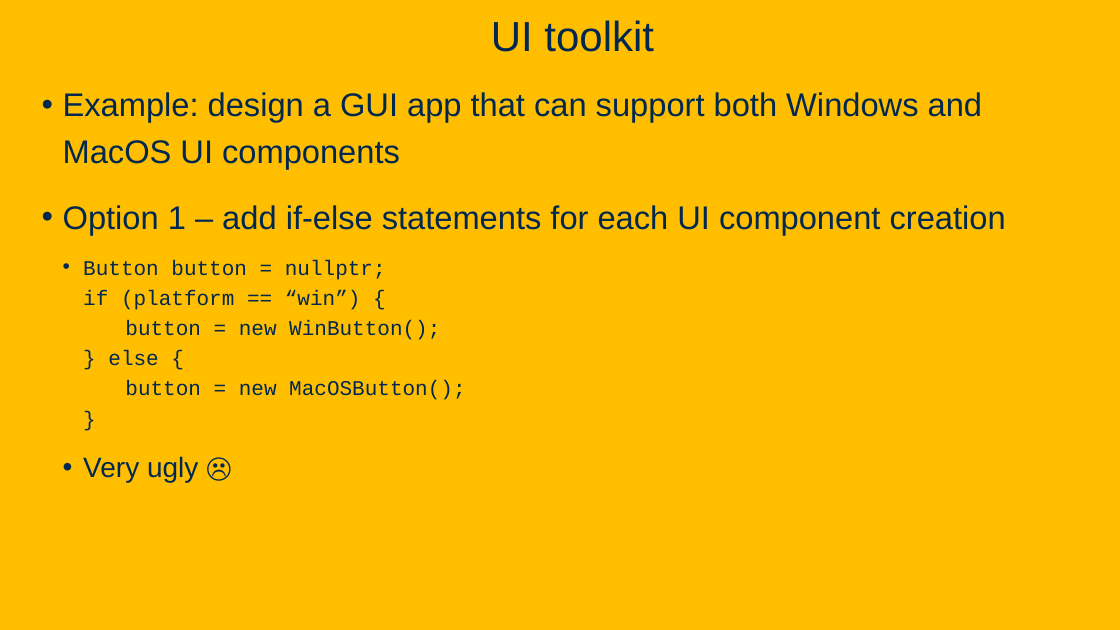
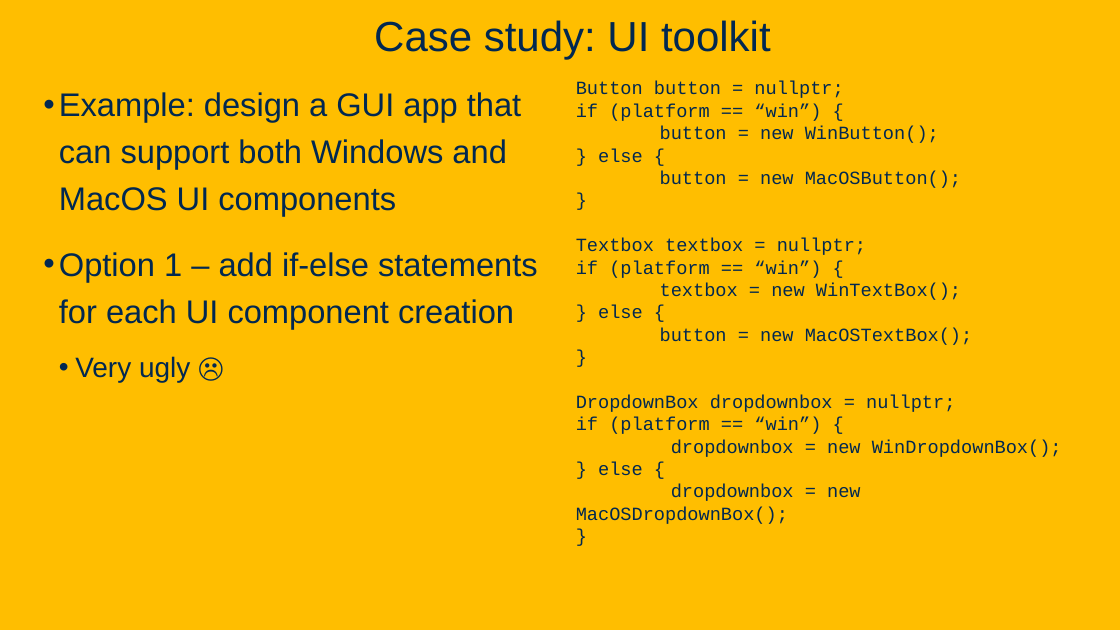
Before and after one commit to davsec-teaching/ECS160-Winter2025, a slide deck: slide 20 of slides/8_design_patterns.pptx (slide 19 before the commit). Drawn at 1120x630 pixels with LibreOffice and Linux fonts; fonts in the diff are those of the drawing; background and template pictures are left out. Boxes give left, top, right and bottom in pixels: in the first picture for what was removed or moved away, otherwise in the second. Text is boxed around its words. In the diff, an @@ line names an element or a change of style, - is before the commit and + after.

Commit message:
Design patterns slide

```diff
--- a/slides/8_design_patterns.pptx
+++ b/slides/8_design_patterns.pptx
@@ title at [374,20,771,59]: text changed @@
-UI toolkit
+Case study: UI toolkit
@@ text "Button button = nullptr; if ...": place and size @@
-text "Button button = nullptr; if ..." at [63,92,1006,483]
+text "Button button = nullptr; if ..." at [576,81,1062,524]
@@ text at [576,81,961,188]: size 18 to 16 pt in "Button button = nullptr; if (platform == ..."; bullet • to none; list level 2 to 1 in "Button button = nullptr; if ..."; line spacing 1.2 to 1 @@
@@ text added at [59,92,538,383], 28 pt, text #022850 @@
+• Example: design a GUI app that can support both Windows and MacOS UI components
+• Option 1 – add if-else statements for each UI component creation
+  • Very ugly ☹
@@ text at [63,92,1006,235]: paragraphs removed @@
-• Example: design a GUI app that can support both Windows and MacOS UI components
-• Option 1 – add if-else statements for each UI component creation
@@ text at [576,238,1062,524]: text changed; size 24 to 16 pt; font Arial to Courier New @@
-  • Very ugly ☹
+Textbox textbox = nullptr;
+if (platform == “win”) {
+textbox = new WinTextBox();
+} else {
+button = new MacOSTextBox();
+}
+DropdownBox dropdownbox = nullptr;
+if (platform == “win”) {
+dropdownbox = new WinDropdownBox();
+} else {
+dropdownbox = new MacOSDropdownBox();
+}
```
Also in this commit, not shown: 14 other slides changed, 13 slides added, 1 slide removed.
